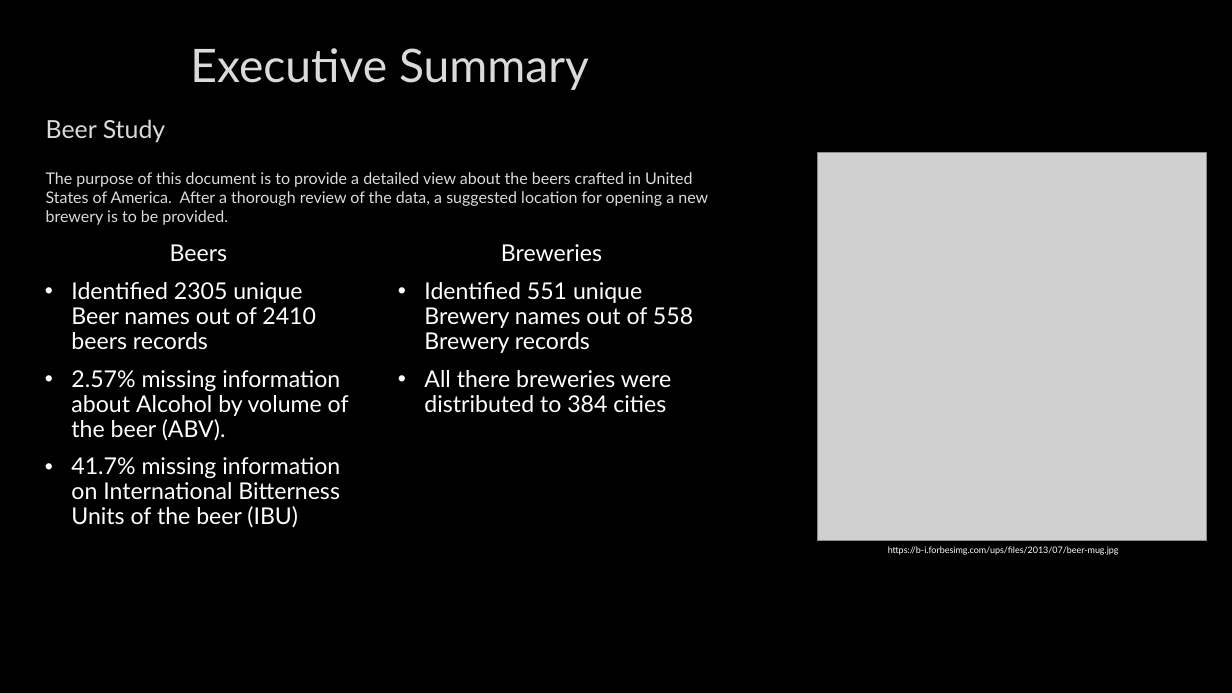
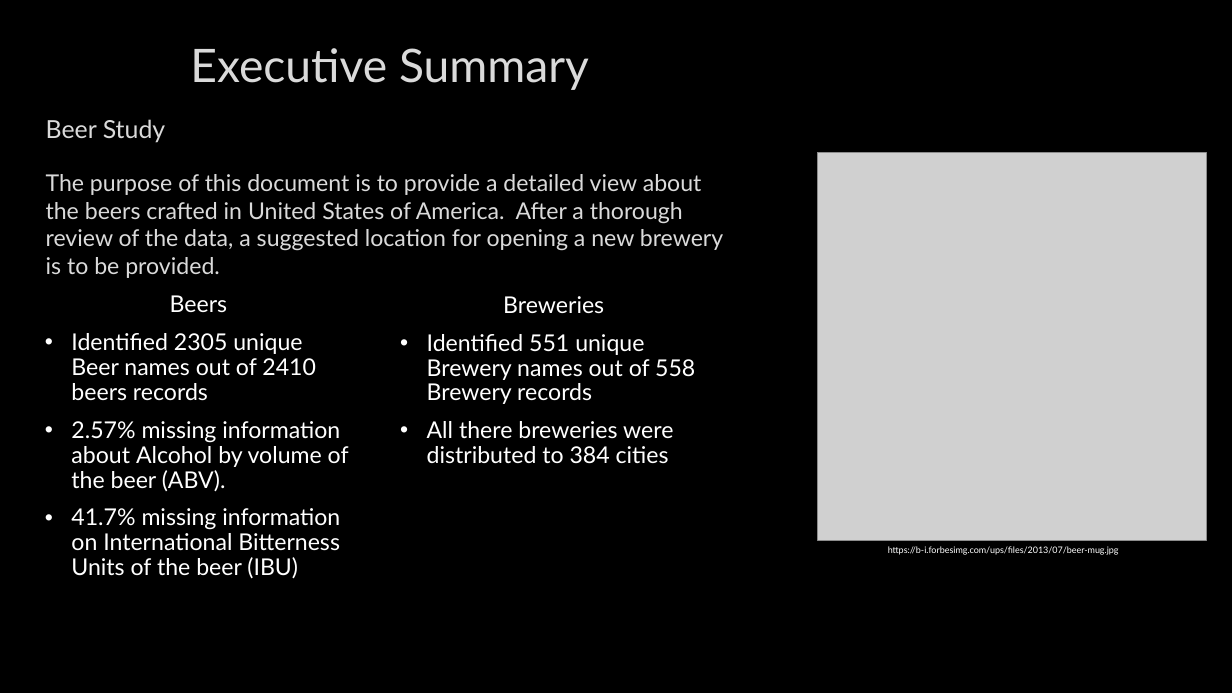
Before and after one commit to HammerLynch/MSDS6306_Case_Study_1, a slide deck: slide 2 of Presentation/Case_Study_Beers_FINAL.pptx. Drawn at 1232x693 pixels with LibreOffice and Linux fonts; fonts in the diff are those of the drawing; grey boxes stand for pictures; background and template pictures are left out. Boxes give left, top, right and bottom in pixels: in the first picture for what was removed or moved away, otherwise in the second. Text is boxed around its words. In the diff, an @@ line names an element or a change of style, - is before the commit and + after.

Commit message:
Changes to the readme and Final presentation..

```diff
--- a/Presentation/Case_Study_Beers_FINAL.pptx
+++ b/Presentation/Case_Study_Beers_FINAL.pptx
@@ text "The purpose of this document ..." at <box>46,174,723,278</box>: size 12.5 to 18 pt; more space between paragraphs @@
@@ text "Beers": place and size @@
-text "Beers" at <box>71,244,349,528</box>
+text "Beers" at <box>71,295,349,579</box>
@@ text "Breweries": place and size @@
-text "Breweries" at <box>424,244,693,413</box>
+text "Breweries" at <box>427,296,695,464</box>
```
Also in this commit, not shown: 1 other file.
